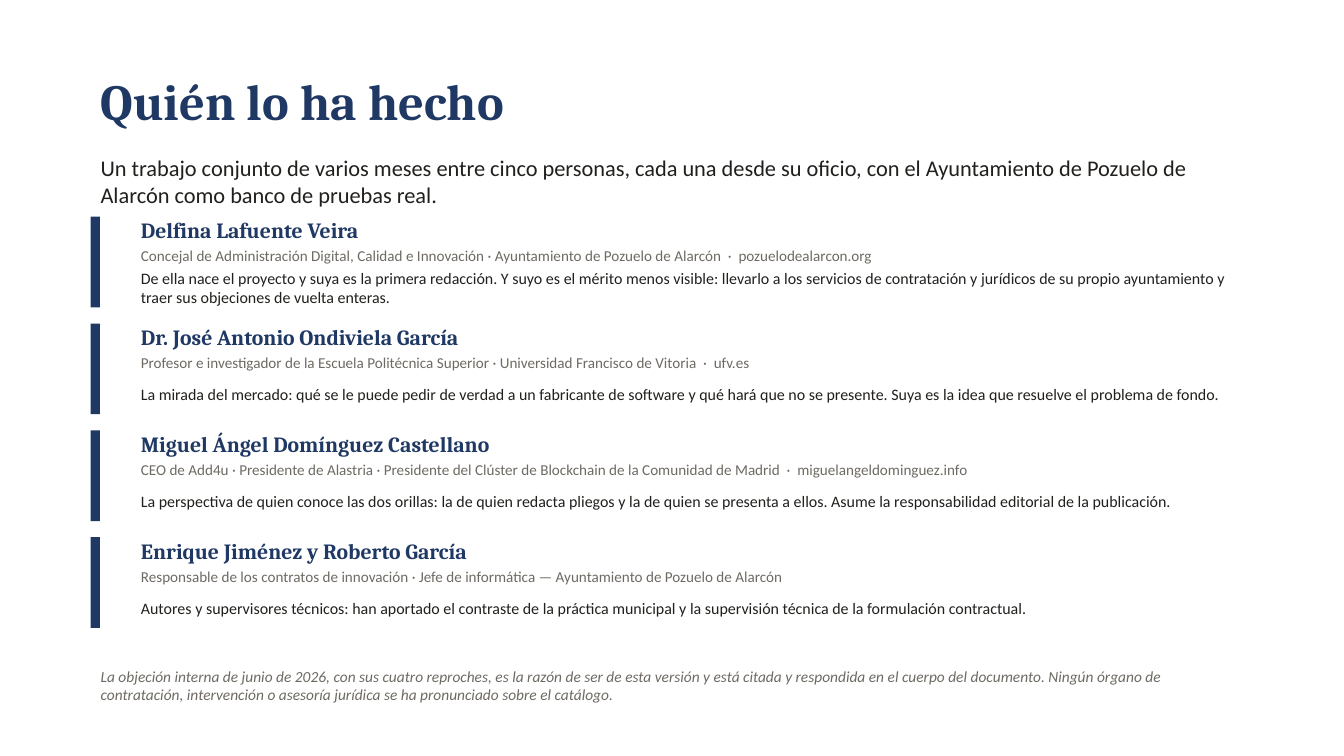
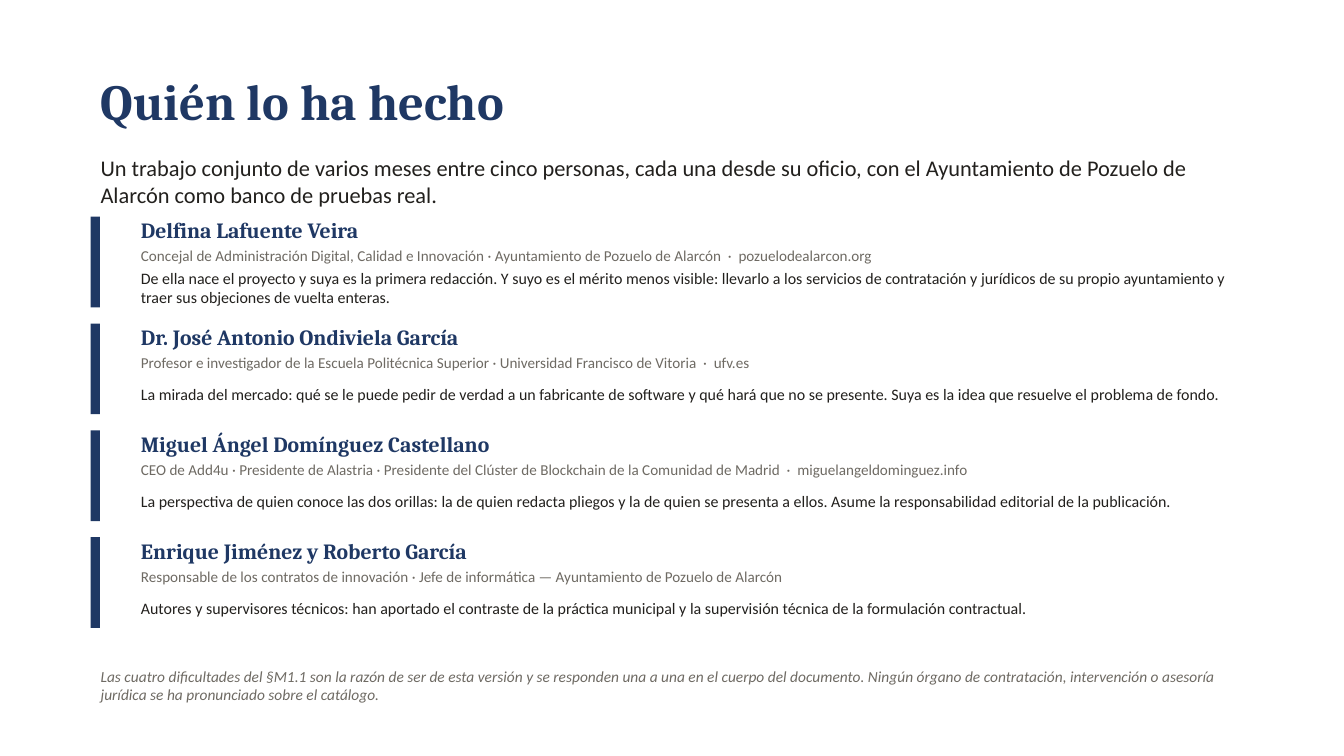
Before and after one commit to migueldadd4u/ai-clauses, a slide deck: slide 12 of docs/descargas/presentacion-ai-clauses.pptx. Drawn at 1344x756 pixels with LibreOffice and Linux fonts; fonts in the diff are those of the drawing. Boxes give left, top, right and bottom in pixels: in the first picture for what was removed or moved away, otherwise in the second. Text is boxed around its words. In the diff, an @@ line names an element or a change of style, - is before the commit and + after.

```diff
--- a/docs/descargas/presentacion-ai-clauses.pptx
+++ b/docs/descargas/presentacion-ai-clauses.pptx
@@ text at (101,671,1214,703): text changed @@
-La objeción interna de junio de 2026, con sus cuatro reproches, es la razón de ser de esta versión y está citada y respondida en el cuerpo del documento. Ningún órgano de contratación, intervención o asesoría jurídica se ha pronunciado sobre el catálogo.
+Las cuatro dificultades del §M1.1 son la razón de ser de esta versión y se responden una a una en el cuerpo del documento. Ningún órgano de contratación, intervención o asesoría jurídica se ha pronunciado sobre el catálogo.
```
Also in this commit, not shown: 1 other slide changed, 24 other files.
